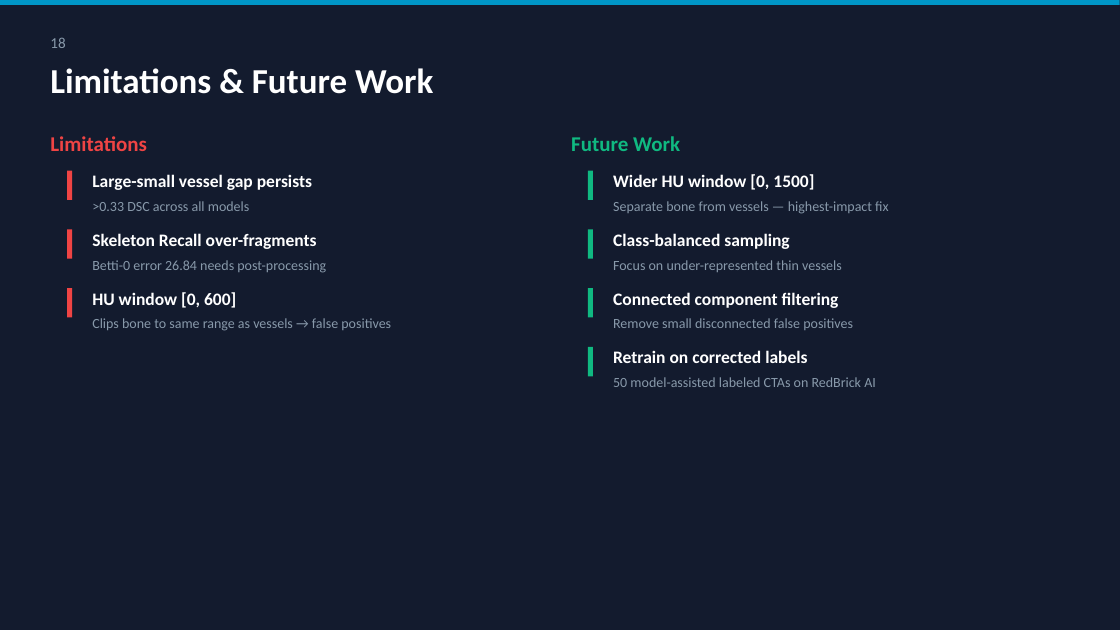
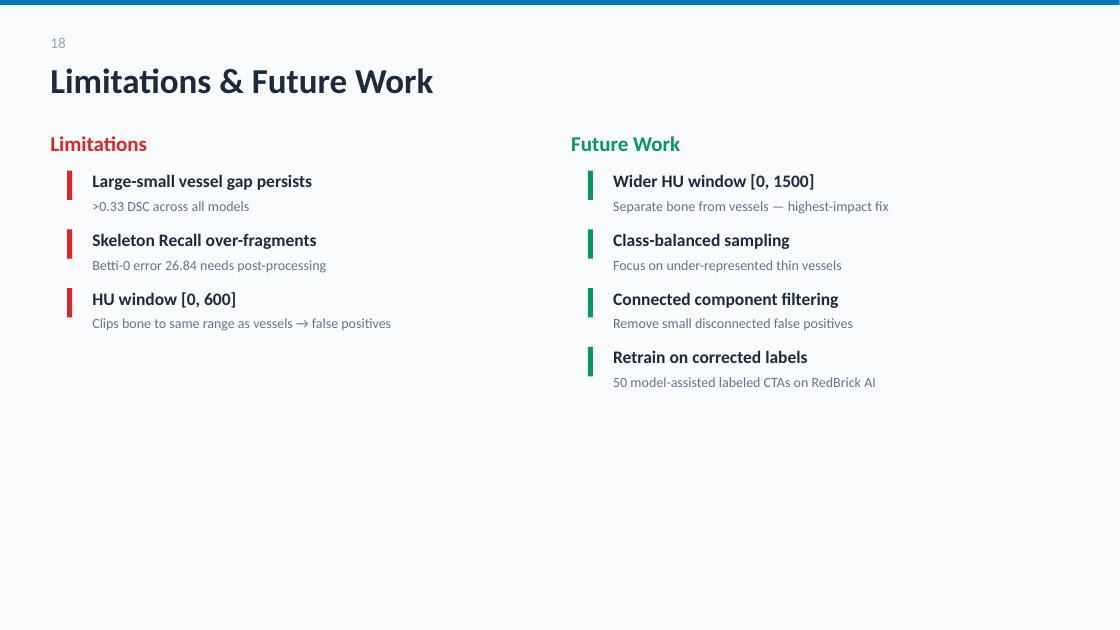
Before and after one commit to SamihAmer/Deep-Learning-for-Computer-Vision, a slide deck: slide 19 of vessel_seg_v2/CTA Seg V2/report/presentation_v2.pptx. Drawn at 1120x630 pixels with LibreOffice and Linux fonts; fonts in the diff are those of the drawing. Boxes give left, top, right and bottom in pixels: in the first picture for what was removed or moved away, otherwise in the second. Text is boxed around its words. In the diff, an @@ line names an element or a change of style, - is before the commit and + after.

```diff
--- a/vessel_seg_v2/CTA Seg V2/report/presentation_v2.pptx
+++ b/vessel_seg_v2/CTA Seg V2/report/presentation_v2.pptx
@@ background #131B2E to #FAFBFD @@
@@ rectangle at (0, 0, 1120, 5): fill #0096C7 to #0077B6 @@
@@ text "18" at (50, 38, 65, 48): text colour #8899AA to #94A3B8 @@
@@ text "Limitations" at (50, 136, 147, 151): text colour #EF4444 to #DC2626 @@
@@ text "Future Work" at (571, 136, 680, 151): text colour #10B981 to #059669 @@
@@ fill #EF4444 to #DC2626 in 3 elements at (67, 171, 72, 200), (67, 229, 72, 259), (67, 288, 72, 318) @@
@@ fill #10B981 to #059669 in 4 elements at (588, 171, 593, 200), (588, 229, 593, 259), (588, 288, 593, 318), (588, 347, 593, 376) @@
@@ text colour #FFFFFF to #1E293B in 8 elements at (50, 68, 433, 94), (92, 174, 312, 190), (92, 233, 317, 249), (92, 292, 236, 308), (613, 174, 814, 190), (613, 233, 789, 249), (613, 292, 839, 308), (613, 350, 807, 363) @@
@@ text colour #8899AA to #64748B in 7 elements at (92, 201, 250, 211), (92, 260, 326, 273), (92, 318, 391, 331), (613, 201, 888, 214), (613, 260, 842, 272), (613, 318, 853, 330), (613, 377, 876, 387) @@
```
Also in this commit, not shown: 20 other slides changed, 14 other files.
